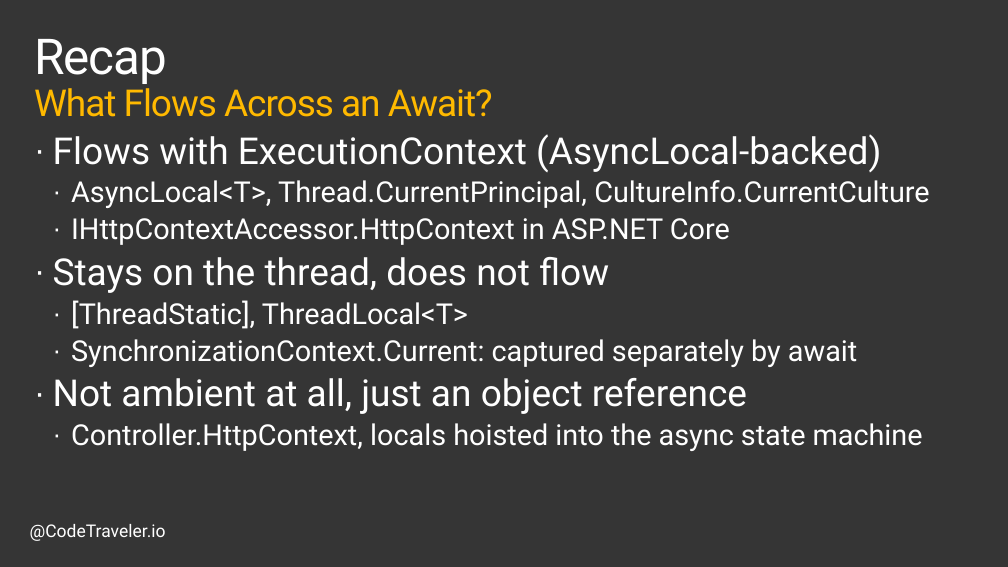
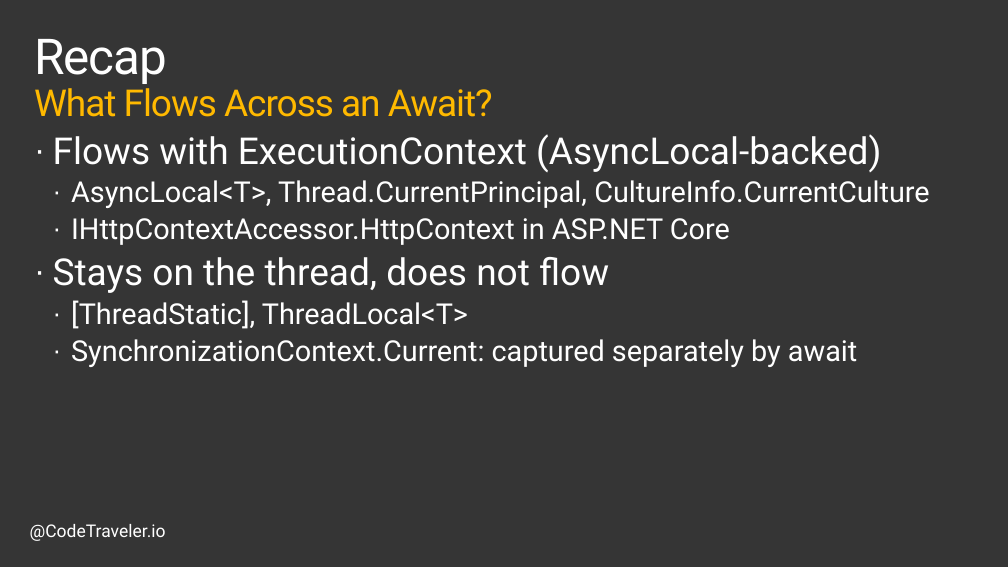
Before and after one commit to TheCodeTraveler/BecomeAnExpertWithAsyncAwait, a slide deck: slide 15 of 3. .NET Internals/Internals.pptx. Drawn at 1008x567 pixels with LibreOffice and Linux fonts; fonts in the diff are those of the drawing; background and template pictures are left out. Boxes give left, top, right and bottom in pixels: in the first picture for what was removed or moved away, otherwise in the second. Text is boxed around its words. In the diff, an @@ line names an element or a change of style, - is before the commit and + after.

```diff
--- a/3. .NET Internals/Internals.pptx
+++ b/3. .NET Internals/Internals.pptx
@@ text at (x1=53, y1=378, x2=923, y2=451): paragraphs removed @@
-· Not ambient at all, just an object reference
-  · Controller.HttpContext, locals hoisted into the async state machine
```
Also in this commit, not shown: 5 other slides changed.
